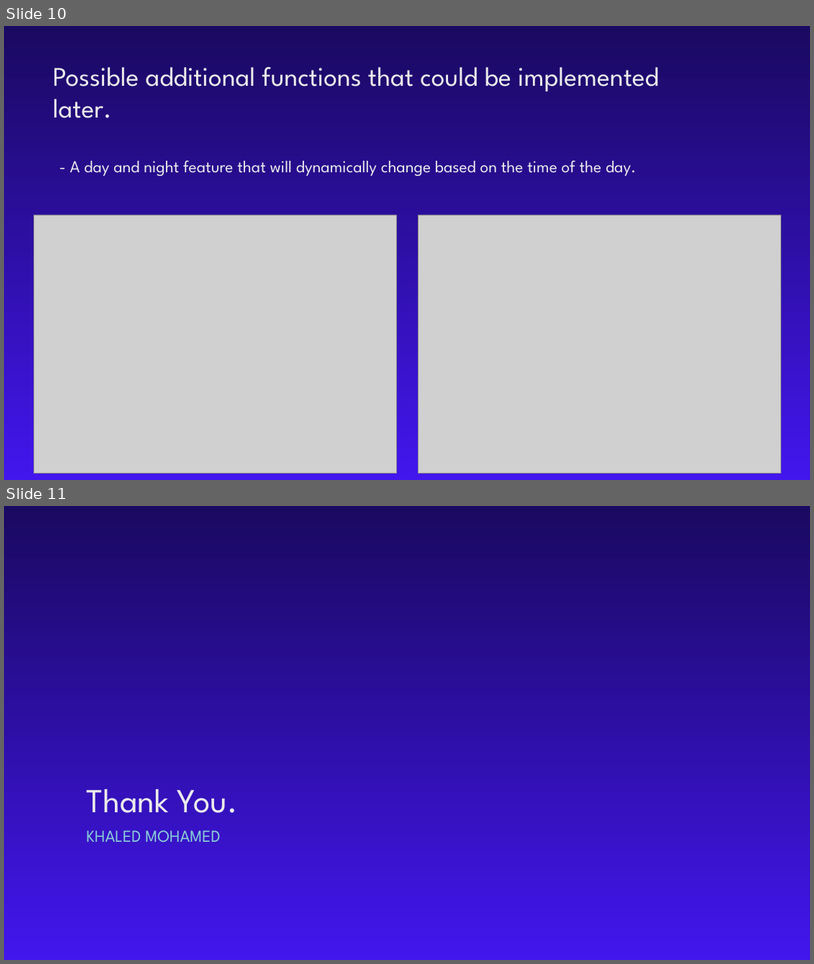
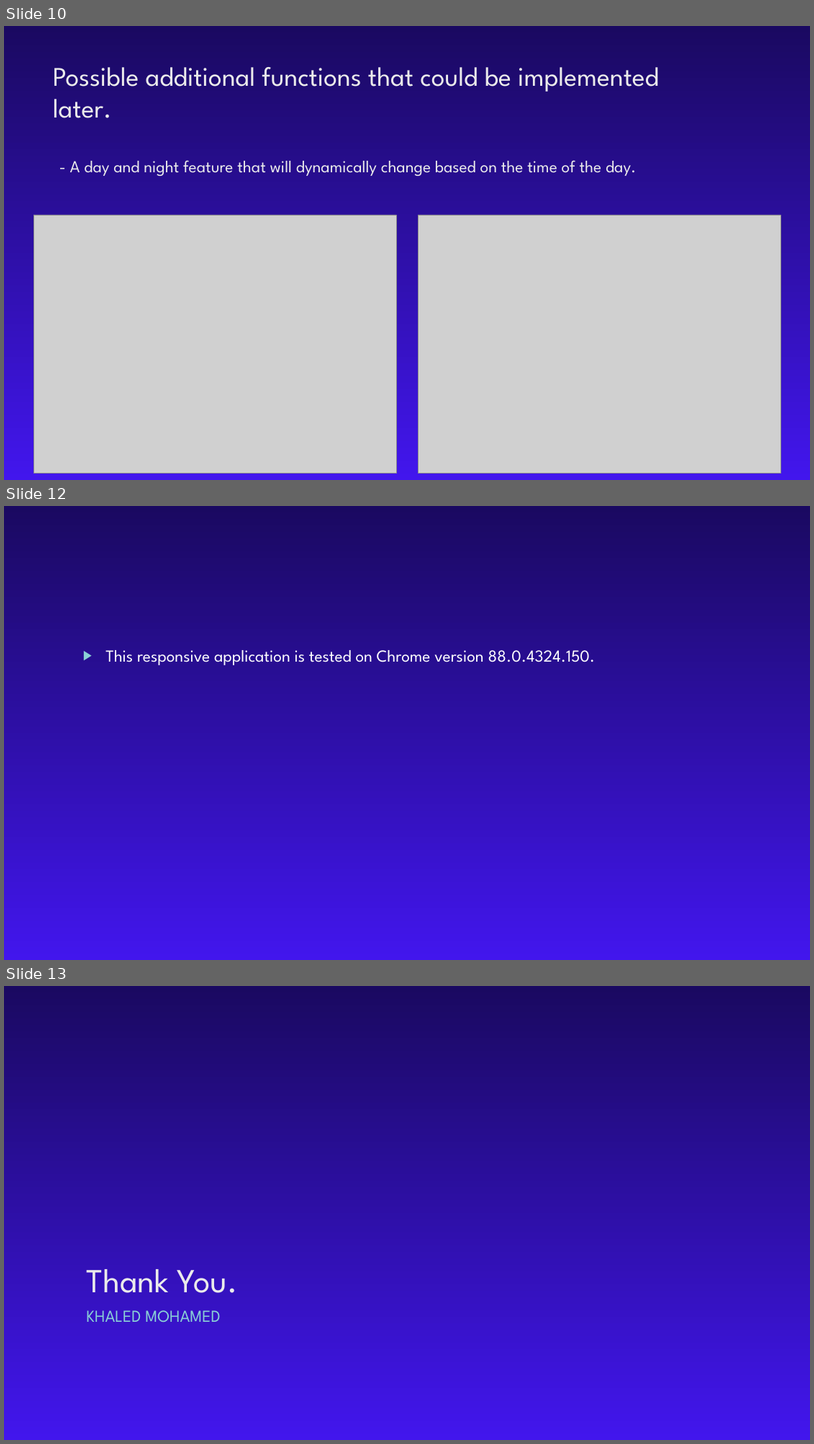
Before and after one commit to KhaledMhmd/Weather-Application, a slide deck: Presentation/Weather Website.pptm. Shown one above the other, each under a label of ours: slides 10 and 11 before the commit, slides 10, 12 and 13 after it; the slides between them are not shown. The pictures are 814x964 and 814x1444 pixels, drawn with LibreOffice and Linux fonts; fonts in the diff are those of the drawing; grey boxes stand for pictures. Boxes give left, top, right and bottom in pixels: in the first picture for what was removed or moved away, otherwise in the second. Text is boxed around its words. In the diff, an @@ line names an element or a change of style, - is before the commit and + after.

Commit message:
finalizing some things in the application

```diff
--- a/Presentation/Weather Website.pptm
+++ b/Presentation/Weather Website.pptm
@@ slide 12 added at (4, 506, 810, 960), background gradient #1A0961 to #4216ED @@
@@ text added at (106, 650, 596, 665), 20 pt, text #FFFFFF @@
+▶ This responsive application is tested on Chrome version 88.0.4324.150.
@@ what was slide 11 is now slide 13 @@
```
Also in this commit, not shown: 1 other slide added, 9 other files.
